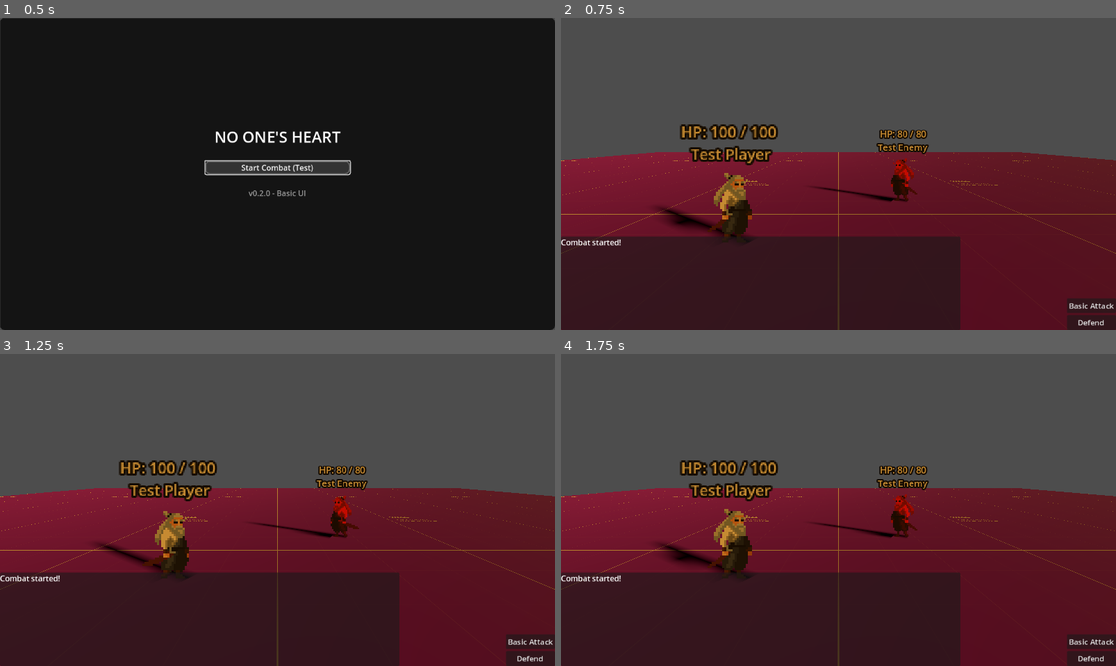
Above: before the commit, frames 1-4 (two rows, left to right).
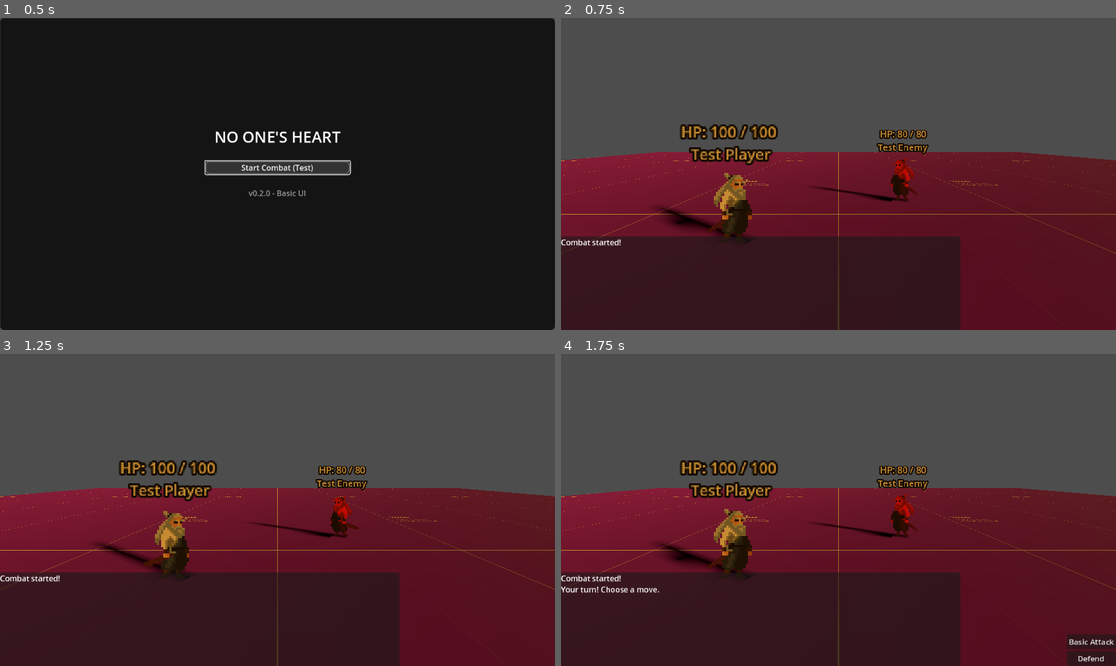
Above: after the commit, the same moments.

Repository: manuoyaregui/NOH
Game: Godot game, scene res://scenes/MainMenu.tscn
Two runs of this game, one before a commit and one after it. Both use one fixed random seed, a clock stepped at 60 frames per second and the inputs below.
Inputs:
- Up to frame 1 (0.5 s): no input
- Up to frame 2 (0.75 s): click "Start Combat (Test)" at 0.5 s
- Up to frame 3 (1.25 s): no input
- Up to frame 4 (1.75 s): no input

Frame 1 is identical in both runs. In frame 2, 0.8% of the frame differs, in the area x 23-100%, y 34-100%; in frame 3, 0.8%; in frame 4, 0.2%.

Commit message:
refactor for better code quality, basic attack implemented

Diff:
--- a/scenes/Combat.tscn
+++ b/scenes/Combat.tscn
@@ -1,9 +1,10 @@
-[gd_scene load_steps=7 format=3 uid="uid://bhd26scwo1d3w"]
+[gd_scene load_steps=8 format=3 uid="uid://bhd26scwo1d3w"]
 
 [ext_resource type="PackedScene" uid="uid://ojye6tam5rjm" path="res://scenes/CombatUI.tscn" id="1_hrlpu"]
 [ext_resource type="Texture2D" uid="uid://82s2p7jhu4sa" path="res://assets/prototyping/3dModeling/PNG/Purple/texture_01.png" id="1_k070p"]
 [ext_resource type="Script" uid="uid://x7knrb8ph14q" path="res://scripts/combat/CombatVisualManager.gd" id="2_0qy8o"]
 [ext_resource type="Script" uid="uid://c77ako4xp5ne1" path="res://scripts/combat/CombatManager.gd" id="2_combat_manager"]
+[ext_resource type="Script" uid="uid://c0pcfod8cw1rl" path="res://scripts/combat/CombatScene.gd" id="3_combat_scene"]
 
 [sub_resource type="StandardMaterial3D" id="StandardMaterial3D_k070p"]
 albedo_texture = ExtResource("1_k070p")
@@ -13,6 +14,7 @@
 size = Vector2(2.5, 2.5)
 
 [node name="Combat" type="Node3D"]
+script = ExtResource("3_combat_scene")
 
 [node name="CombatUI" parent="." instance=ExtResource("1_hrlpu")]
 
@@ -23,7 +25,7 @@
 script = ExtResource("2_combat_manager")
 
 [node name="Camera3D" type="Camera3D" parent="."]
-transform = Transform3D(1, 0, 0, 0, 0.984808, 0.173648, 0, -0.173648, 0.984808, 0, 0.5, 1.3103)
+transform = Transform3D(1, 0, 0, 0, 0.984808, 0.173648, 0, -0.173648, 0.984808, 0, 0.5, 1.31)
 fov = 73.3
 
 [node name="MeshInstance3D" type="MeshInstance3D" parent="."]
--- a/scenes/CombatEntity.tscn
+++ b/scenes/CombatEntity.tscn
@@ -20,8 +20,8 @@
 }]
 
 [sub_resource type="CapsuleShape3D" id="CapsuleShape3D_combat_entity"]
-radius = 0.282467
-height = 1.0
+radius = 0.255455
+height = 0.510909
 
 [node name="CombatEntity" type="CharacterBody3D"]
 script = ExtResource("2_combat_entity")
@@ -56,7 +56,7 @@
 autoplay = "idle"
 
 [node name="CollisionShape3D" type="CollisionShape3D" parent="."]
-transform = Transform3D(1, 0, 0, 0, 1, 0, 0, 0, 1, 0, 0.5, 0)
+transform = Transform3D(1, 0, 0, 0, 1, 0, 0, 0, 1, 0, 0.182764, 0)
 shape = SubResource("CapsuleShape3D_combat_entity")
 
 [node name="AnimationPlayer" type="AnimationPlayer" parent="."]
--- a/scripts/ai/AIBehavior.gd
+++ b/scripts/ai/AIBehavior.gd
@@ -6,10 +6,66 @@
 var special_move_chance: float = 0.2
 var retreat_threshold: float = 0.2
 
+
 func choose_move(enemy: CombatEntity, player: CombatEntity) -> Move:
-    # Implementado en subclases
-    return null
+	var available_moves = enemy.get_available_moves()
 
-func should_retreat(enemy: CombatEntity, player: CombatEntity) -> bool:
-    var health_ratio = float(enemy.current_health) / float(enemy.max_health)
-    return health_ratio <= retreat_threshold
+	if available_moves.size() == 0:
+		return null
+
+	# Si la salud está baja, priorizar movimientos defensivos
+	var health_ratio = float(enemy.current_health) / float(enemy.max_health)
+
+	if health_ratio <= retreat_threshold:
+		return _choose_defensive_move(available_moves)
+
+	# Si el jugador tiene mucha salud, usar movimientos especiales
+	var player_health_ratio = (
+		float(player.current_health) / float(player.max_health)
+	)
+	if player_health_ratio > 0.7 and randf() < special_move_chance:
+		return _choose_special_move(available_moves)
+
+	# En general, usar movimientos ofensivos
+	return _choose_offensive_move(available_moves)
+
+
+func _choose_offensive_move(available_moves: Array[Move]) -> Move:
+	for move in available_moves:
+		if move is OffensiveMove:
+			return move
+
+	# Si no hay movimientos ofensivos, elegir el primero disponible
+	if available_moves.size() > 0:
+		return available_moves[0]
+
+	return null
+
+
+func _choose_defensive_move(available_moves: Array[Move]) -> Move:
+	for move in available_moves:
+		if move is DefensiveMove:
+			return move
+
+	# Si no hay movimientos defensivos, elegir el primero disponible
+	if available_moves.size() > 0:
+		return available_moves[0]
+
+	return null
+
+
+func _choose_special_move(available_moves: Array[Move]) -> Move:
+	for move in available_moves:
+		if move is SpecialMove:
+			return move
+
+	# Si no hay movimientos especiales, elegir el primero disponible
+	if available_moves.size() > 0:
+		return available_moves[0]
+
+	return null
+
+
+func should_retreat(enemy: CombatEntity, _player: CombatEntity) -> bool:
+	var health_ratio = float(enemy.current_health) / float(enemy.max_health)
+	return health_ratio <= retreat_threshold
--- a/scripts/combat/CombatFactory.gd
+++ b/scripts/combat/CombatFactory.gd
@@ -38,7 +38,7 @@
 	# AudioFactory.setup_combat_audio(combat_scene, config)
 
 	# Start the combat
-	combat_manager.start_combat()
+	#combat_manager.start_combat()
 
 	return combat_scene
 
--- a/scripts/combat/CombatManager.gd
+++ b/scripts/combat/CombatManager.gd
@@ -7,6 +7,8 @@
 signal turn_ended(entity: CombatEntity)
 signal entity_damaged(entity_id, new_health)
 signal entity_name_changed(entity_id, new_name)
+signal player_turn_started
+signal ai_turn_started
 
 @export var player: CombatEntity
 @export var enemy: CombatEntity
@@ -17,6 +19,7 @@
 var turn_order: Array[CombatEntity] = []
 var combat_state: String = "idle"  # idle, active, ended
 var victory_rewards: Array = []
+var waiting_for_player_input: bool = false
 
 @onready var combat_ui = get_parent().get_node("CombatUI")
 
@@ -28,8 +31,10 @@
 	# Connect entity signals
 	if player:
 		player.entity_died.connect(_on_entity_died)
+		player.move_executed.connect(_on_move_executed)
 	if enemy:
 		enemy.entity_died.connect(_on_entity_died)
+		enemy.move_executed.connect(_on_move_executed)
 
 	set_entity_name(player, player.entity_name)
 	set_entity_name(enemy, enemy.entity_name)
@@ -70,10 +75,32 @@
 
 	turn_started.emit(current_turn)
 
-	# Handle AI turn
-	if current_turn == enemy and enemy.ai_behavior:
-		await get_tree().create_timer(1.0).timeout  # Small delay for AI
-		execute_ai_turn()
+	# Handle different turn types
+	if current_turn == player:
+		start_player_turn()
+	elif current_turn == enemy:
+		start_ai_turn()
+
+
+func start_player_turn():
+	player_turn_started.emit()
+	waiting_for_player_input = true
+
+	# Update available moves in UI
+	var available_moves = player.get_available_moves()
+	combat_ui.set_moves(available_moves)
+	combat_ui.add_log_message("Your turn! Choose a move.")
+
+
+func start_ai_turn():
+	ai_turn_started.emit()
+	combat_ui.add_log_message("Enemy's turn...")
+
+	# Disable player moves during AI turn
+	# TODO hide ui move buttons
+
+	await get_tree().create_timer(1.0).timeout  # Small delay for AI
+	execute_ai_turn()
 
 
 func execute_ai_turn():
@@ -83,8 +110,13 @@
 
 	var chosen_move = enemy.ai_behavior.choose_move(enemy, player)
 	if chosen_move and chosen_move.can_use(enemy):
+		combat_ui.add_log_message(
+			"Enemy uses: %s" % chosen_move.get_display_name()
+		)
 		enemy.use_move(chosen_move, player)
 		await get_tree().create_timer(0.5).timeout  # Animation delay
+	else:
+		combat_ui.add_log_message("Enemy couldn't use any move!")
 
 	end_turn()
 
@@ -93,6 +125,7 @@
 	if combat_state != "active":
 		return
 
+	waiting_for_player_input = false
 	turn_ended.emit(current_turn)
 
 	# Update entity states
@@ -119,6 +152,12 @@
 	if not player_alive or not enemy_alive:
 		combat_state = "ended"
 		var victory = player_alive and not enemy_alive
+
+		if victory:
+			combat_ui.add_log_message("Victory! You defeated the enemy!")
+		else:
+			combat_ui.add_log_message("Defeat! You were defeated!")
+
 		combat_ended.emit(victory, victory_rewards)
 		return true
 
@@ -130,6 +169,45 @@
 	pass
 
 
+func _on_move_executed(move: Move, caster: CombatEntity, target: CombatEntity):
+	# Handle move execution effects
+	var move_name = move.get_display_name()
+
+	if move is OffensiveMove:
+		# Calcular el daño real que se infligió, considerando defensa y efectos
+		var raw_damage = move.calculate_damage(caster, target)
+		var real_damage = target._calculate_final_damage(raw_damage)
+		combat_ui.add_log_message(
+			(
+				"%s deals %d damage to %s!"
+				% [caster.entity_name, real_damage, target.entity_name]
+			)
+		)
+
+	elif move is DefensiveMove:
+		if move.move_type == "heal":
+			var heal_amount = move.calculate_heal(caster)
+			caster.heal(heal_amount)
+			combat_ui.add_log_message(
+				"%s heals for %d HP!" % [caster.entity_name, heal_amount]
+			)
+		elif move.move_type == "defend":
+			var defense_amount = move.calculate_defense(caster)
+			caster.add_defense_buff(defense_amount, 1)
+			combat_ui.add_log_message(
+				"%s raises defense!" % [caster.entity_name]
+			)
+
+	elif move is SpecialMove:
+		combat_ui.add_log_message(
+			"%s uses special move: %s!" % [caster.entity_name, move_name]
+		)
+
+	# Update health displays
+	_update_health_billboards(player, player.current_health)
+	_update_health_billboards(enemy, enemy.current_health)
+
+
 func set_victory_rewards(rewards: Array):
 	victory_rewards = rewards
 
@@ -147,9 +225,19 @@
 	combat_ended.emit(victory, victory_rewards)
 
 
-func _on_move_selected(move_id):
-	# Lógica para manejar la selección de movimiento
-	combat_ui.add_log_message("Player selected move: %s" % move_id)
+func _on_move_selected(move: Move):
+	if not waiting_for_player_input or current_turn != player:
+		return
+
+	# Execute player move
+	combat_ui.add_log_message("You use: %s" % move.get_display_name())
+	player.use_move(move, enemy)
+
+	# Small delay for animation
+	await get_tree().create_timer(0.5).timeout
+
+	# End turn
+	end_turn()
 
 
 func apply_damage(entity: CombatEntity, damage: int):
--- /dev/null
+++ b/scripts/combat/CombatScene.gd
@@ -0,0 +1,34 @@
+extends Node3D
+
+@onready var combat_manager = $CombatManager
+
+
+func _ready():
+	# Conectar señales del combate
+	combat_manager.combat_started.connect(_on_combat_started)
+	combat_manager.combat_ended.connect(_on_combat_ended)
+	combat_manager.player_turn_started.connect(_on_player_turn_started)
+	combat_manager.ai_turn_started.connect(_on_ai_turn_started)
+
+	# Iniciar el combate después de un pequeño delay
+	await get_tree().create_timer(1.0).timeout
+	combat_manager.start_combat()
+
+
+func _on_combat_started():
+	print("Combat started!")
+
+
+func _on_combat_ended(victory: bool, rewards: Array):
+	if victory:
+		print("Victory! Rewards: ", rewards)
+	else:
+		print("Defeat!")
+
+
+func _on_player_turn_started():
+	print("Player's turn started")
+
+
+func _on_ai_turn_started():
+	print("AI's turn started")
--- a/scripts/entities/CombatEntity.gd
+++ b/scripts/entities/CombatEntity.gd
@@ -31,16 +31,12 @@
 	if stats == null:
 		stats = CharacterStats.new()
 
-	var name_label = get_node_or_null("PlayerSprite/EntityName")
-	if name_label:
-		name_label.text = entity_name
-		name_label.visible = not is_player
-
 
 func take_damage(amount: int) -> void:
-	var final_damage = _calculate_final_damage(amount)
-	current_health = max(0, current_health - final_damage)
+	current_health = max(0, current_health - amount)
 	health_changed.emit(current_health, max_health)
+
+	print("final_damage --> ", amount)
 
 	if current_health <= 0:
 		entity_died.emit(self)
--- a/scripts/entities/EntityFactory.gd
+++ b/scripts/entities/EntityFactory.gd
@@ -50,8 +50,7 @@
 	entity.ai_profile = (
 		enemy_data.ai_profile if enemy_data.has_method("ai_profile") else null
 	)
-	entity.ai_behavior = null
-	# Replace with AIFactory.create_behavior(enemy_data.ai_type) when available
+	entity.ai_behavior = AIBehavior.new()
 	entity.difficulty_rating = (
 		enemy_data.difficulty_rating
 		if enemy_data.has_method("difficulty_rating")
--- a/scripts/moves/move_types/DefensiveMove.gd
+++ b/scripts/moves/move_types/DefensiveMove.gd
@@ -1,32 +1,53 @@
 class_name DefensiveMove
 extends Move
 
+
 func _apply_effect(caster: CombatEntity, target: CombatEntity) -> void:
-    var defense_bonus = move_data.defense + caster.stats.defense_bonus
-    caster.add_defense_buff(defense_bonus, 1)  # 1 turno
+	var defense_bonus = move_data.defense + caster.stats.defense_bonus
+	caster.add_defense_buff(defense_bonus, 1)  # 1 turno
 
-    # Efectos especiales
-    for effect in move_data.special_effects:
-        _apply_special_effect(effect, caster, target)
+	# Efectos especiales
+	for effect in move_data.special_effects:
+		_apply_special_effect(effect, caster, target)
 
-func _apply_special_effect(effect: String, caster: CombatEntity, _target: CombatEntity) -> void:
-    match effect.to_upper():
-        "HEAL":
-            var heal_amount = move_data.defense / 2  # Sanar la mitad de la defensa
-            caster.heal(heal_amount)
-        "CLEANSE":
-            caster.remove_all_status_effects()
-        "SHIELD":
-            caster.add_status_effect("shield", 2)  # Escudo por 2 turnos
-        "REFLECT":
-            caster.add_status_effect("reflect", 1)  # Reflejar daño por 1 turno
-        "COUNTER":
-            caster.add_status_effect("counter", 1)  # Contraataque por 1 turno
-        _:
-            push_warning("Unknown special effect: " + effect)
+
+func calculate_defense(caster: CombatEntity) -> int:
+	return move_data.defense + caster.stats.defense_bonus
+
+
+func calculate_heal(caster: CombatEntity) -> int:
+	var heal_amount = move_data.defense / 2  # Sanar la mitad de la defensa
+
+	# Buscar efecto HEAL en special_effects
+	for effect in move_data.special_effects:
+		if effect.to_upper() == "HEAL":
+			heal_amount = move_data.defense  # Sanar el valor completo de defensa
+			break
+
+	return heal_amount
+
+
+func _apply_special_effect(
+	effect: String, caster: CombatEntity, _target: CombatEntity
+) -> void:
+	match effect.to_upper():
+		"HEAL":
+			var heal_amount = move_data.defense / 2  # Sanar la mitad de la defensa
+			caster.heal(heal_amount)
+		"CLEANSE":
+			caster.remove_all_status_effects()
+		"SHIELD":
+			caster.add_status_effect("shield", 2)  # Escudo por 2 turnos
+		"REFLECT":
+			caster.add_status_effect("reflect", 1)  # Reflejar daño por 1 turno
+		"COUNTER":
+			caster.add_status_effect("counter", 1)  # Contraataque por 1 turno
+		_:
+			push_warning("Unknown special effect: " + effect)
+
 
 func get_description() -> String:
-    var desc = super.get_description()
-    if move_data.special_effects.size() > 0:
-        desc += " | Effects: " + ", ".join(move_data.special_effects)
-    return desc
+	var desc = super.get_description()
+	if move_data.special_effects.size() > 0:
+		desc += " | Effects: " + ", ".join(move_data.special_effects)
+	return desc
--- a/scripts/moves/move_types/OffensiveMove.gd
+++ b/scripts/moves/move_types/OffensiveMove.gd
@@ -3,12 +3,41 @@
 
 
 func _apply_effect(caster: CombatEntity, target: CombatEntity) -> void:
-	var final_damage = move_data.damage + caster.stats.attack_bonus
+	var final_damage = calculate_final_damage(caster, target)
 	target.take_damage(final_damage)
 
 	# Efectos especiales
 	for effect in move_data.special_effects:
 		_apply_special_effect(effect, caster, target)
+
+
+func calculate_final_damage(caster: CombatEntity, target: CombatEntity) -> int:
+	var base_damage = move_data.damage + caster.stats.attack_bonus
+
+	# Aplicar modificadores especiales
+	for effect in move_data.special_effects:
+		match effect.to_upper():
+			"CRITICAL":
+				base_damage = int(base_damage * 1.5)
+			"PIERCE":
+				pass
+
+	# Aplicar defensa
+	var total_defense = target.stats.defense_bonus
+	for buff in target.defense_buffs:
+		total_defense += buff.defense
+
+	var final_damage = max(1, base_damage - total_defense)
+
+	# Aplicar efectos de estado
+	if target.status_effects.has("shield"):
+		final_damage = max(1, final_damage / 2)
+
+	return final_damage
+
+
+func calculate_damage(caster: CombatEntity, target: CombatEntity) -> int:
+	return calculate_final_damage(caster, target)
 
 
 func _apply_special_effect(
Not shown, added: scripts/combat/CombatScene.gd.uid
Not shown, added: scripts/combat/CombatTest.gd.uid
